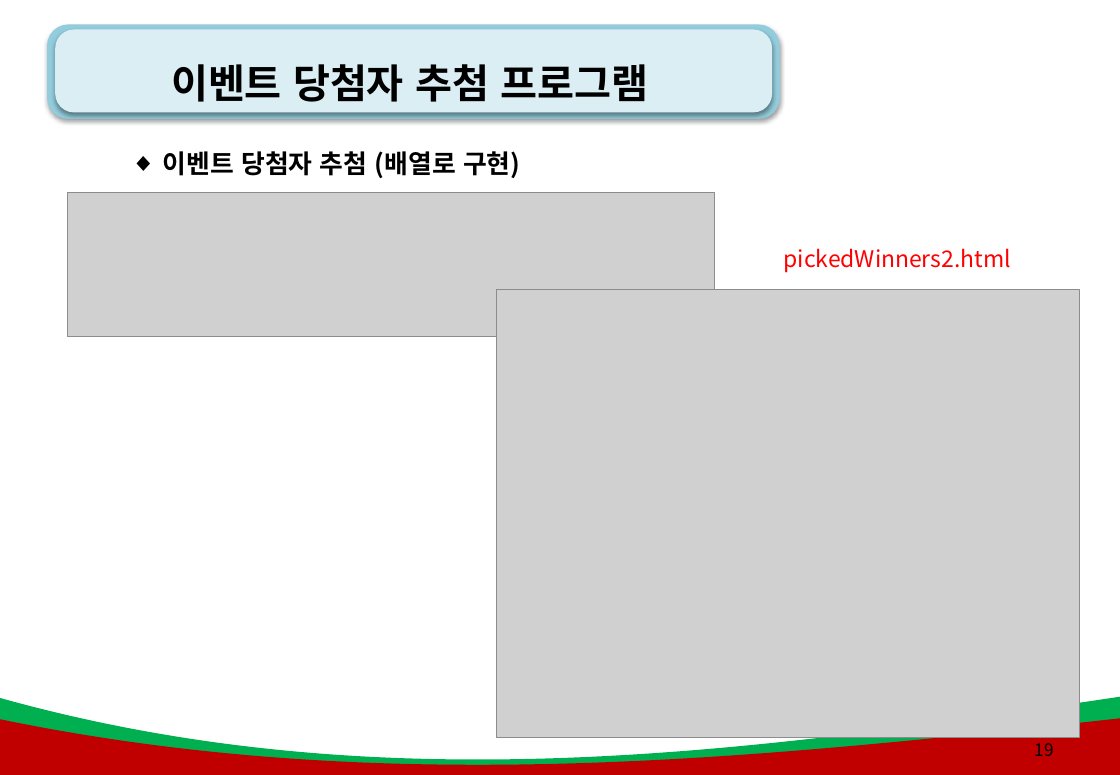
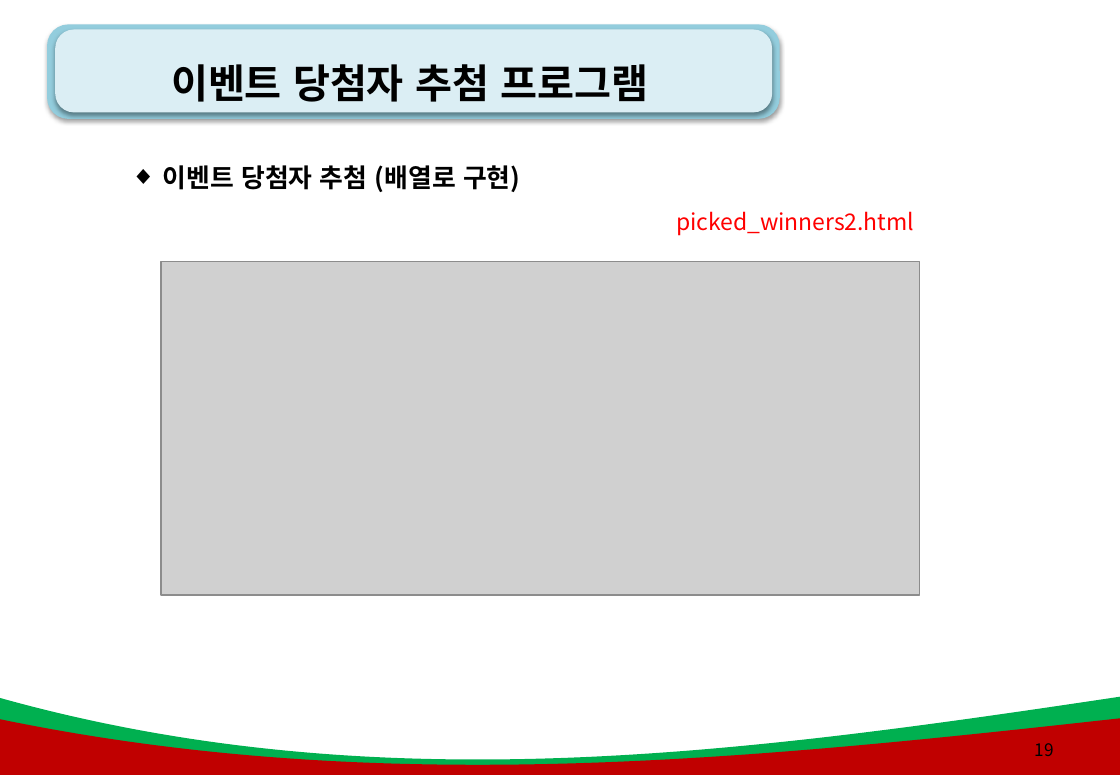
Before and after one commit to kiyongee2/green_project_web, a slide deck: slide 19 of js_ppt/6강. js_객체(오브젝트).pptx. Drawn at 1120x775 pixels with LibreOffice and Linux fonts; fonts in the diff are those of the drawing; grey boxes stand for pictures; background and template pictures are left out. Boxes give left, top, right and bottom in pixels: in the first picture for what was removed or moved away, otherwise in the second. Text is boxed around its words. In the diff, an @@ line names an element or a change of style, - is before the commit and + after.

```diff
--- a/js_ppt/6강. js_객체(오브젝트).pptx
+++ b/js_ppt/6강. js_객체(오브젝트).pptx
@@ text "이벤트 당첨자 추첨 (배열로 구현)": place and size @@
-text "이벤트 당첨자 추첨 (배열로 구현)" at (163,151,520,178)
+text "이벤트 당첨자 추첨 (배열로 구현)" at (163,165,520,192)
@@ picture removed at (68,192,716,337) @@
@@ text at (676,211,914,235): text changed @@
-pickedWinners2.html
+picked_winners2.html
@@ picture added at (161,262,920,596) @@
@@ picture removed at (497,291,1080,738) @@
```
Also in this commit, not shown: 9 other slides changed, 1 slide added, 37 other files.
